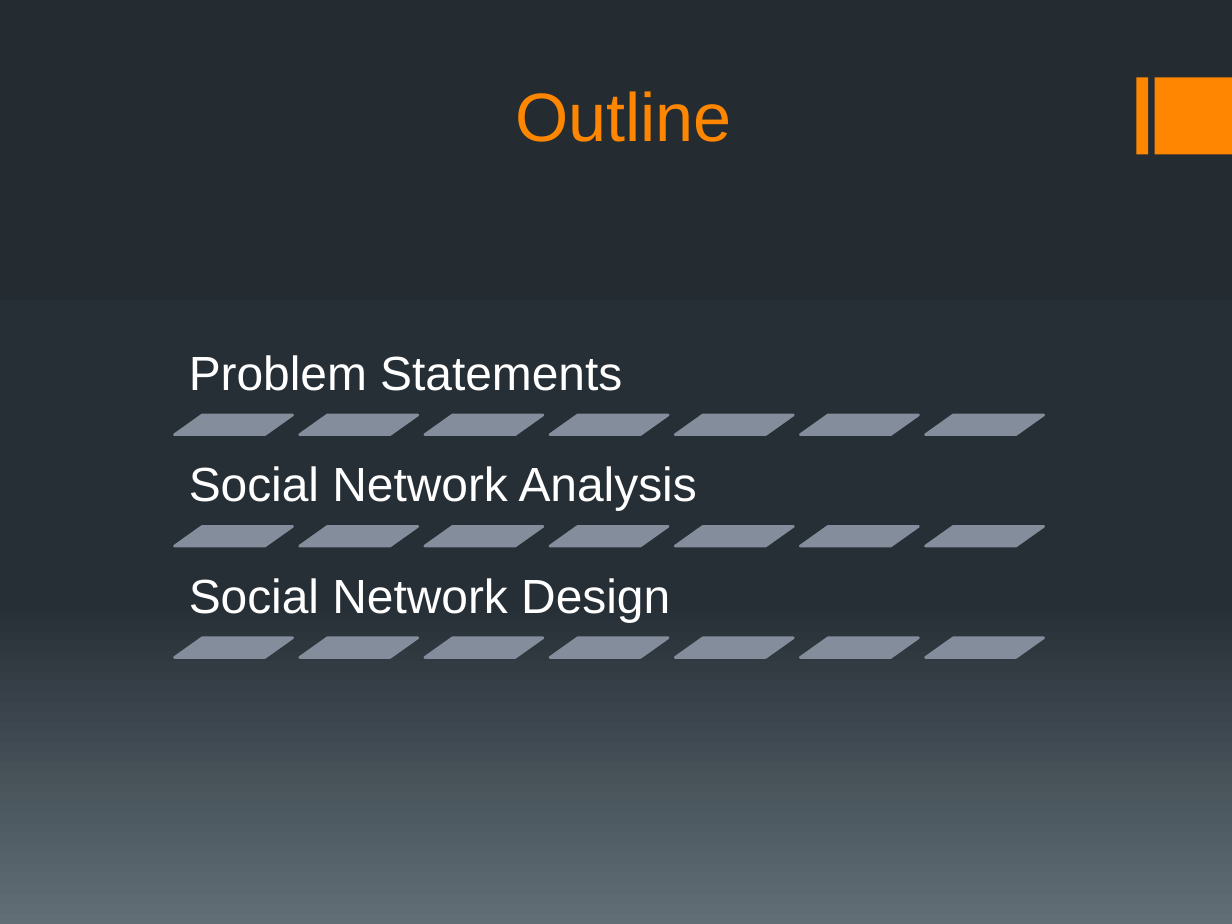
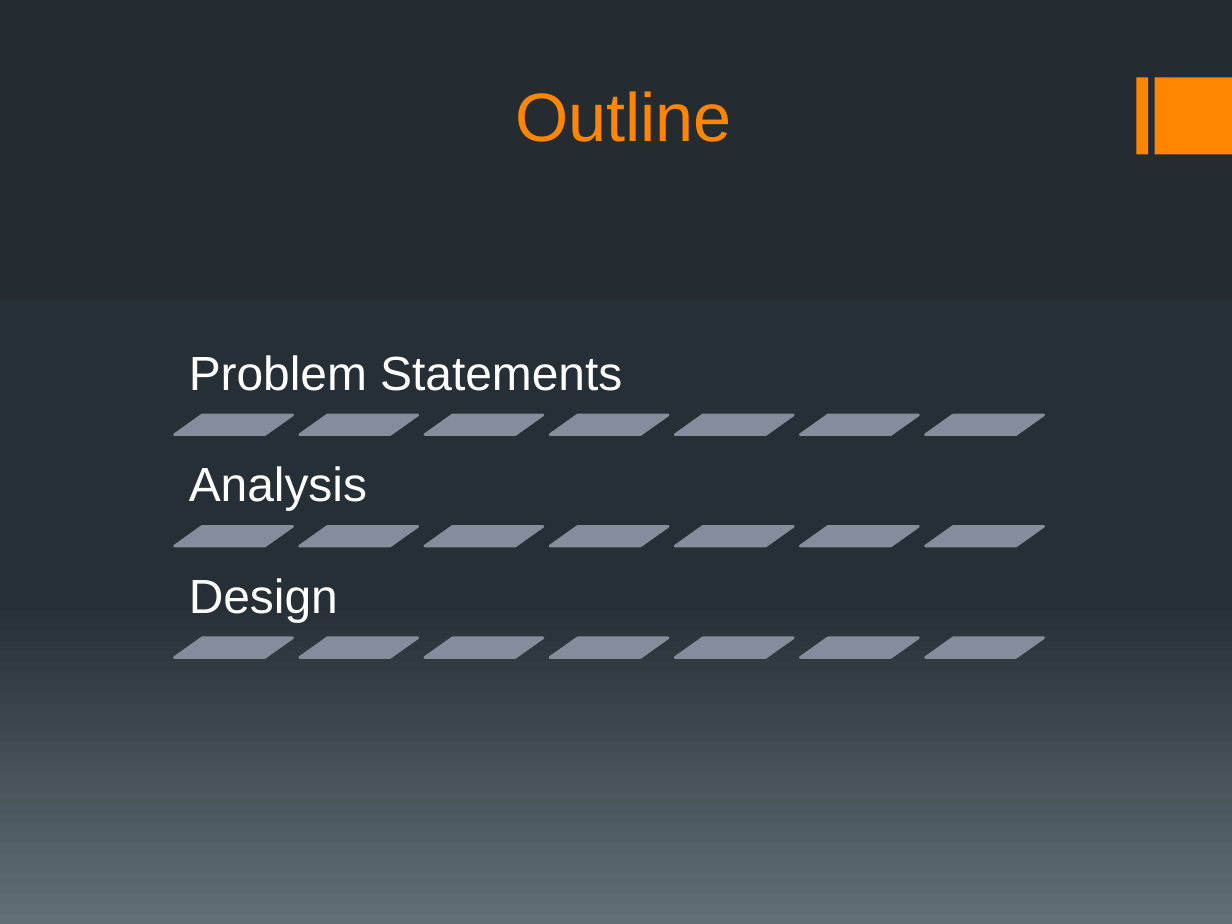
Before and after one commit to cuongtqc/ooad, a slide deck: slide 3 of Social Networking.pptx (slide 2 before the commit). Drawn at 1232x924 pixels with LibreOffice and Linux fonts; fonts in the diff are those of the drawing. Boxes give left, top, right and bottom in pixels: in the first picture for what was removed or moved away, otherwise in the second. Text is boxed around its words. In the diff, an @@ line names an element or a change of style, - is before the commit and + after.

```diff
--- a/Social Networking.pptx
+++ b/Social Networking.pptx
@@ text at (x1=189, y1=466, x2=367, y2=510): text changed @@
-Social Network Analysis
+Analysis
@@ text at (x1=189, y1=578, x2=338, y2=622): text changed @@
-Social Network Design
+Design
```
Also in this commit, not shown: 5 other slides changed, 24 slides added, 4 slides removed.
